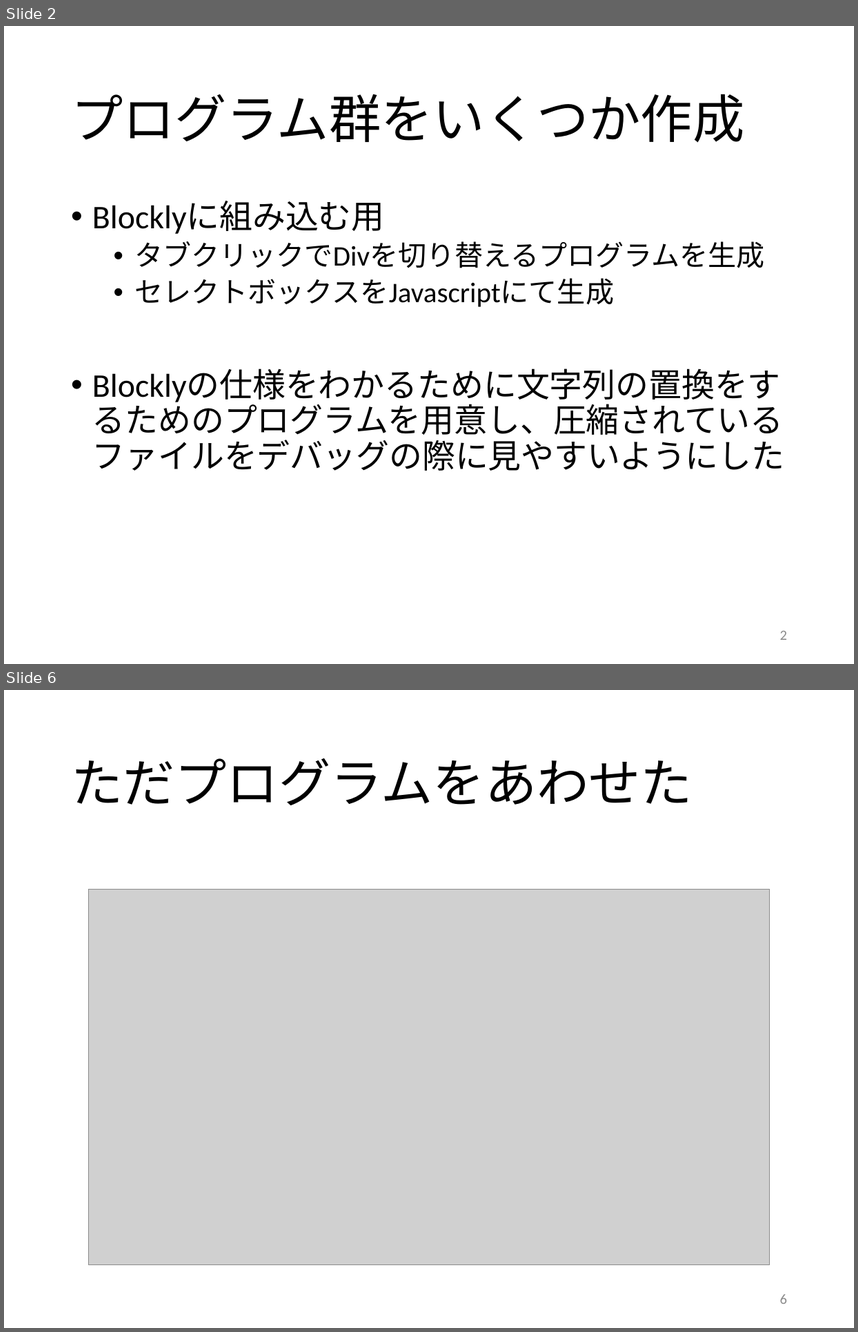
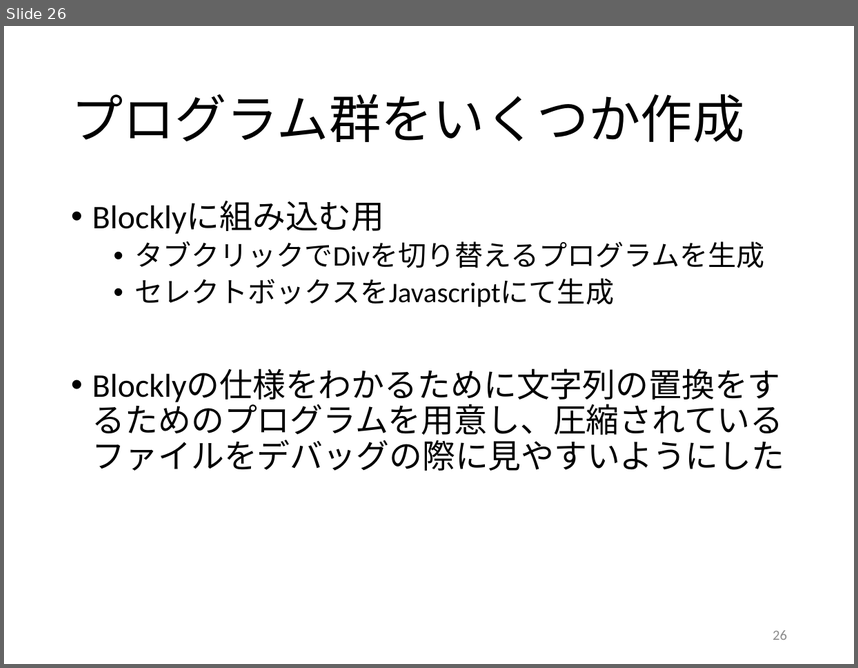
Before and after one commit to kait-takanolab/1821121-shimaoka-thesis, a slide deck: 1821121_shimaoka_sotsuken.pptx. Shown one above the other, each under a label of ours: slides 2 and 6 before the commit, slide 26 after it; the slides between them are not shown. The pictures are 858x1332 and 858x668 pixels, drawn with LibreOffice and Linux fonts; fonts in the diff are those of the drawing; grey boxes stand for pictures. Boxes give left, top, right and bottom in pixels: in the first picture for what was removed or moved away, otherwise in the second. Text is boxed around its words. In the diff, an @@ line names an element or a change of style, - is before the commit and + after.

```diff
--- a/1821121_shimaoka_sotsuken.pptx
+++ b/1821121_shimaoka_sotsuken.pptx
@@ slide 6 removed at [4,690,854,1328], background #FFFFFF @@
@@ title removed at [71,758,693,805] @@
-ただプログラムをあわせた
@@ picture removed at [88,889,769,1264] @@
@@ page number removed at [780,1294,787,1303] @@
-6
@@ what was slide 2 is now slide 26 @@
@@ page number at [773,630,787,639]: text changed @@
-2
+26
```
Also in this commit, not shown: 5 slides changed, 2 slides added, 4 other slides removed.
